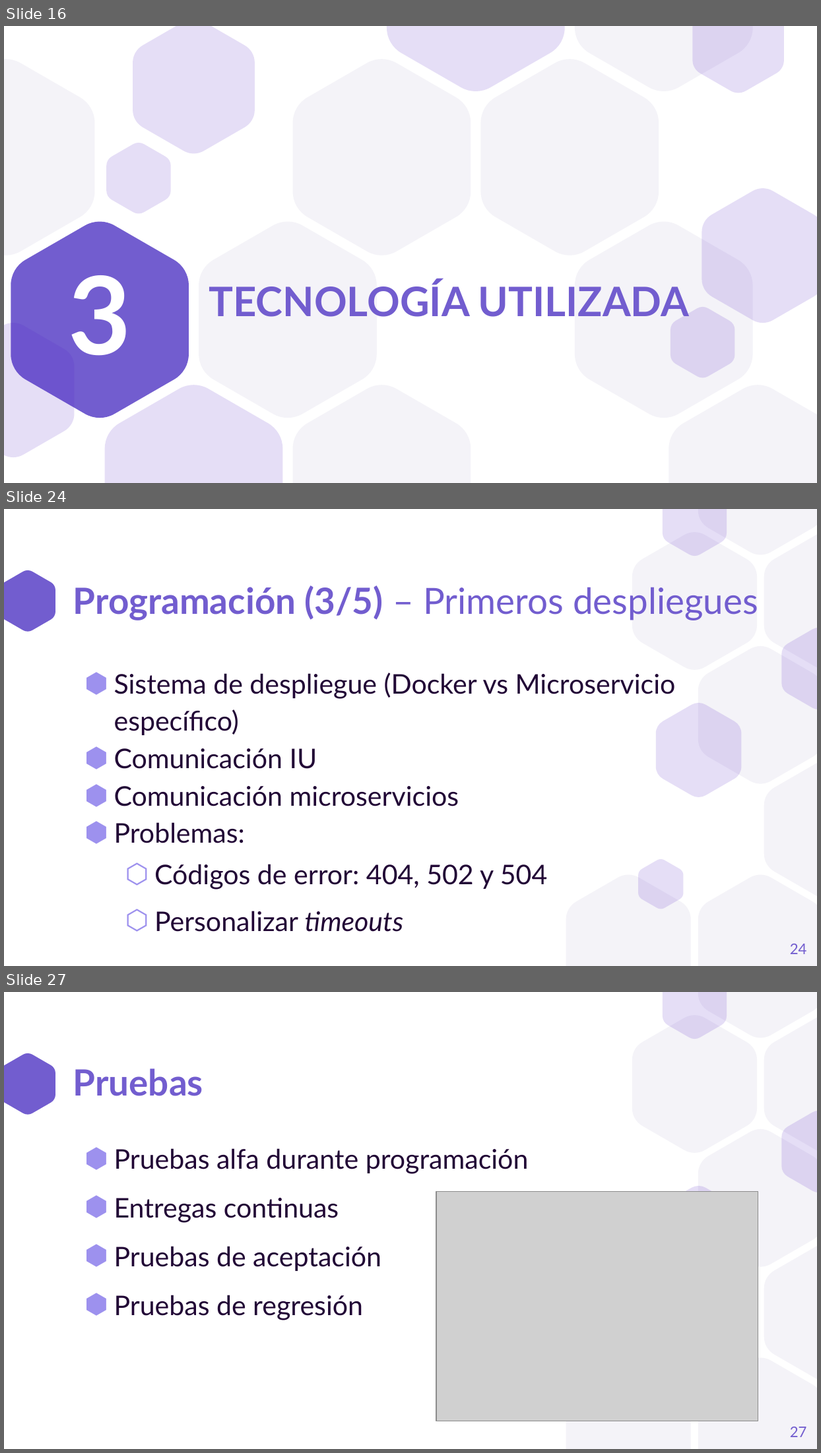
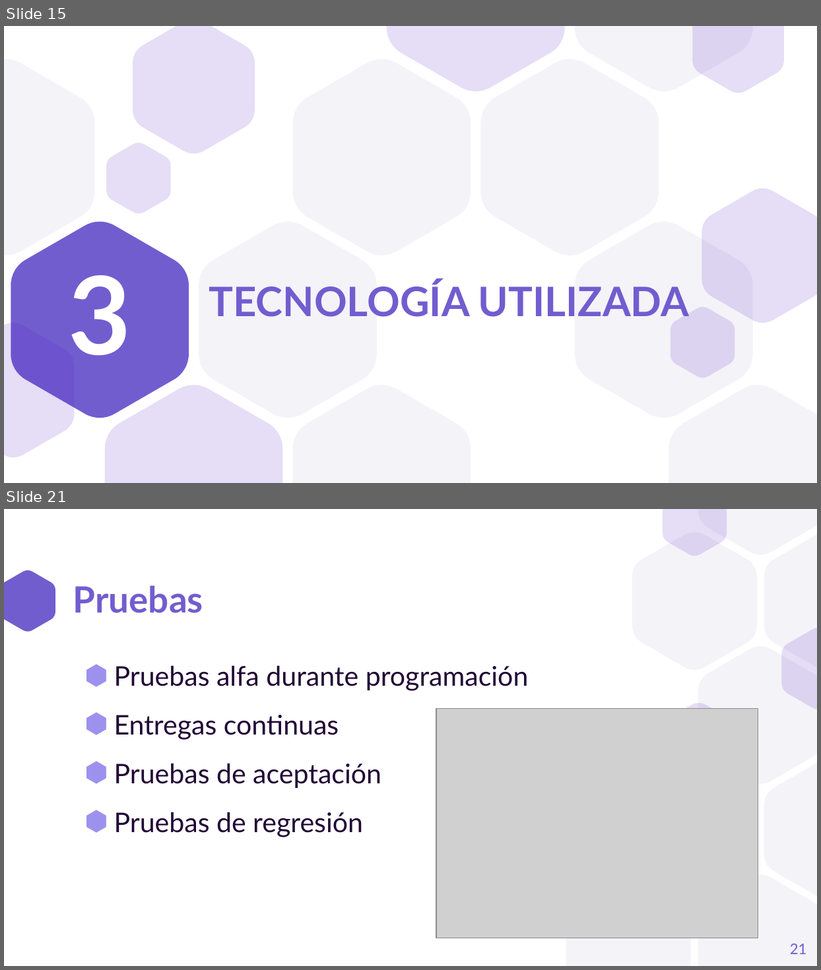
Before and after one commit to a1ex9788/TFG, a slide deck: TFG_AlejandroCarrion.pptx. Shown one above the other, each under a label of ours: slides 16, 24 and 27 before the commit, slides 15 and 21 after it; the slides between them are not shown. The pictures are 821x1453 and 821x970 pixels, drawn with LibreOffice and Linux fonts; fonts in the diff are those of the drawing; grey boxes stand for pictures. Boxes give left, top, right and bottom in pixels: in the first picture for what was removed or moved away, otherwise in the second. Text is boxed around its words. In the diff, an @@ line names an element or a change of style, - is before the commit and + after.

```diff
--- a/TFG_AlejandroCarrion.pptx
+++ b/TFG_AlejandroCarrion.pptx
@@ slide 24 removed at bbox=[4, 509, 817, 966], background #FFFFFF; not listed: 11 template elements that a slide beside it also shows @@
@@ title removed at bbox=[73, 586, 758, 621] @@
-Programación (3/5) – Primeros despliegues
@@ text removed at bbox=[114, 673, 676, 890] @@
-⬢ Sistema de despliegue (Docker vs Microservicio específico)
-⬢ Comunicación IU
-⬢ Comunicación microservicios
-⬢ Problemas:
-  ⬡ Códigos de error: 404, 502 y 504
-  ⬡ Personalizar timeouts
@@ freeform shape removed at bbox=[638, 859, 683, 909] @@
@@ page number removed at bbox=[790, 944, 807, 955] @@
-24
@@ what was slide 16 is now slide 15 @@
@@ what was slide 27 is now slide 21 @@
@@ page number at bbox=[790, 944, 807, 955]: text changed @@
-27
+21
```
Also in this commit, not shown: 11 slides changed, 6 other slides removed.
